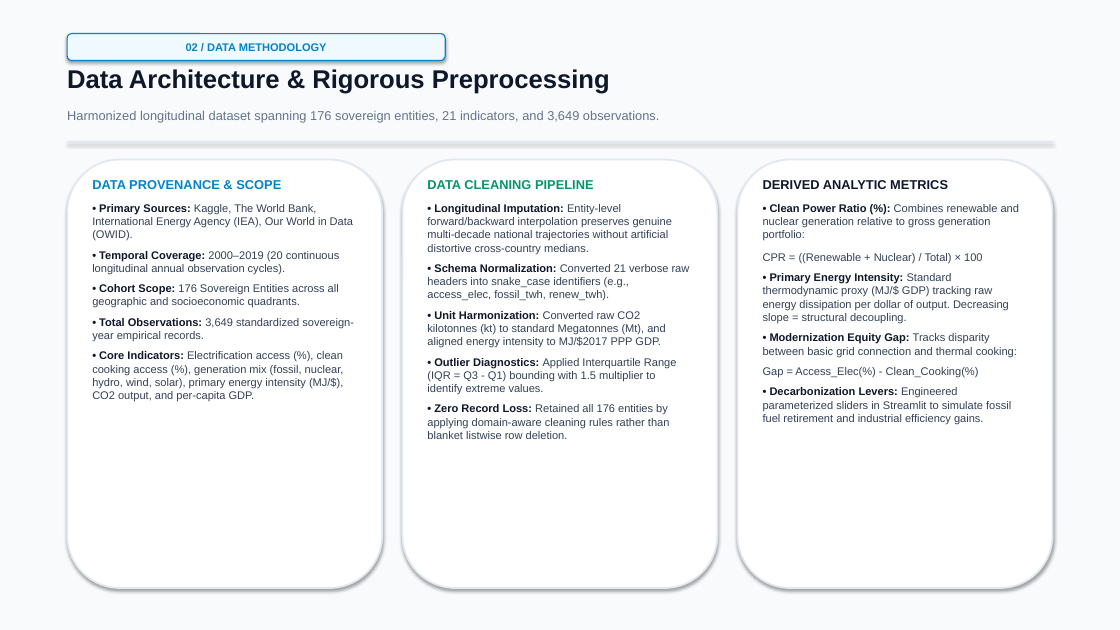
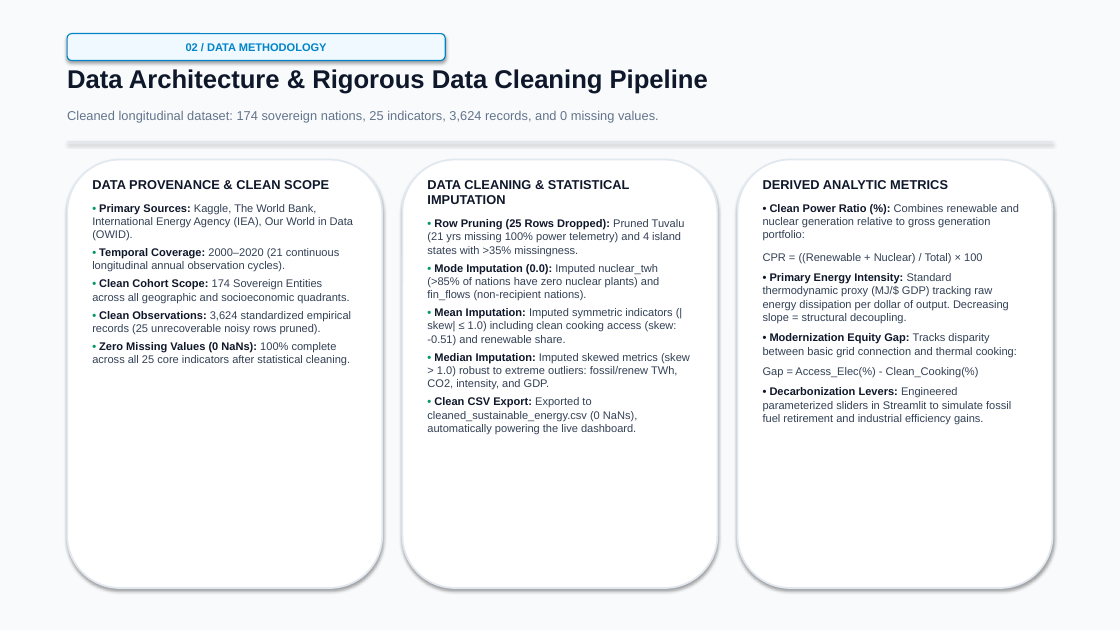
Before and after one commit to RitikChoudhary01/Sustainable-Energy-Consumption, a slide deck: slide 3 of DAV_Project_Presentation.pptx. Drawn at 1120x630 pixels with LibreOffice and Linux fonts; fonts in the diff are those of the drawing. Boxes give left, top, right and bottom in pixels: in the first picture for what was removed or moved away, otherwise in the second. Text is boxed around its words. In the diff, an @@ line names an element or a change of style, - is before the commit and + after.

```diff
--- a/DAV_Project_Presentation.pptx
+++ b/DAV_Project_Presentation.pptx
@@ text at (67,69,708,94): text changed @@
-Data Architecture & Rigorous Preprocessing
+Data Architecture & Rigorous Data Cleaning Pipeline
@@ text at (67,110,659,123): text changed @@
-Harmonized longitudinal dataset spanning 176 sovereign entities, 21 indicators, and 3,649 observations.
+Cleaned longitudinal dataset: 174 sovereign nations, 25 indicators, 3,624 records, and 0 missing values.
@@ text at (92,180,329,189): text changed; text colour #0284C7 to #0F172A @@
-DATA PROVENANCE & SCOPE
+DATA PROVENANCE & CLEAN SCOPE
@@ text at (92,204,353,241): text colour #0F172A to #059669 in "•"; less space between paragraphs @@
@@ text at (427,180,690,434): text changed @@
-DATA CLEANING PIPELINE
-• Longitudinal Imputation: Entity-level forward/backward interpolation preserves genuine multi-decade national trajectories without artificial distortive cross-country medians.
-• Schema Normalization: Converted 21 verbose raw headers into snake_case identifiers (e.g., access_elec, fossil_twh, renew_twh).
-• Unit Harmonization: Converted raw CO2 kilotonnes (kt) to standard Megatonnes (Mt), and aligned energy intensity to MJ/$2017 PPP GDP.
-• Outlier Diagnostics: Applied Interquartile Range (IQR = Q3 - Q1) bounding with 1.5 multiplier to identify extreme values.
-• Zero Record Loss: Retained all 176 entities by applying domain-aware cleaning rules rather than blanket listwise row deletion.
+DATA CLEANING & STATISTICAL IMPUTATION
+• Row Pruning (25 Rows Dropped): Pruned Tuvalu (21 yrs missing 100% power telemetry) and 4 island states with >35% missingness.
+• Mode Imputation (0.0): Imputed nuclear_twh (>85% of nations have zero nuclear plants) and fin_flows (non-recipient nations).
+• Mean Imputation: Imputed symmetric indicators (|skew| ≤ 1.0) including clean cooking access (skew: -0.51) and renewable share.
+• Median Imputation: Imputed skewed metrics (skew > 1.0) robust to extreme outliers: fossil/renew TWh, CO2, intensity, and GDP.
+• Clean CSV Export: Exported to cleaned_sustainable_energy.csv (0 NaNs), automatically powering the live dashboard.
@@ text at (92,248,351,366): text changed @@
-• Temporal Coverage: 2000–2019 (20 continuous longitudinal annual observation cycles).
-• Cohort Scope: 176 Sovereign Entities across all geographic and socioeconomic quadrants.
-• Total Observations: 3,649 standardized sovereign-year empirical records.
-• Core Indicators: Electrification access (%), clean cooking access (%), generation mix (fossil, nuclear, hydro, wind, solar), primary energy intensity (MJ/$), CO2 output, and per-capita GDP.
+• Temporal Coverage: 2000–2020 (21 continuous longitudinal annual observation cycles).
+• Clean Cohort Scope: 174 Sovereign Entities across all geographic and socioeconomic quadrants.
+• Clean Observations: 3,624 standardized empirical records (25 unrecoverable noisy rows pruned).
+• Zero Missing Values (0 NaNs): 100% complete across all 25 core indicators after statistical cleaning.
```
Also in this commit, not shown: 2 other slides changed, 2 other files.
